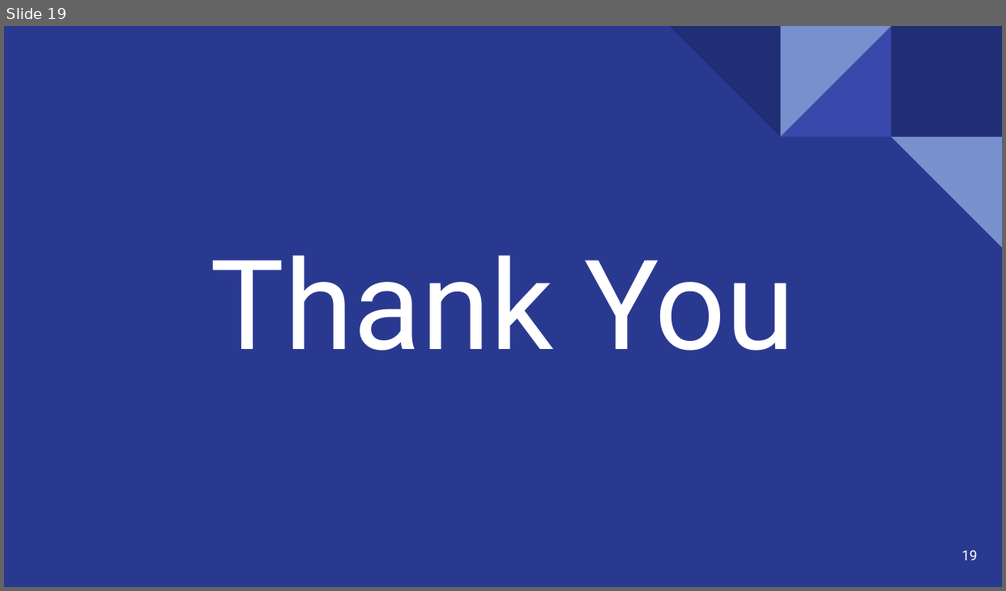
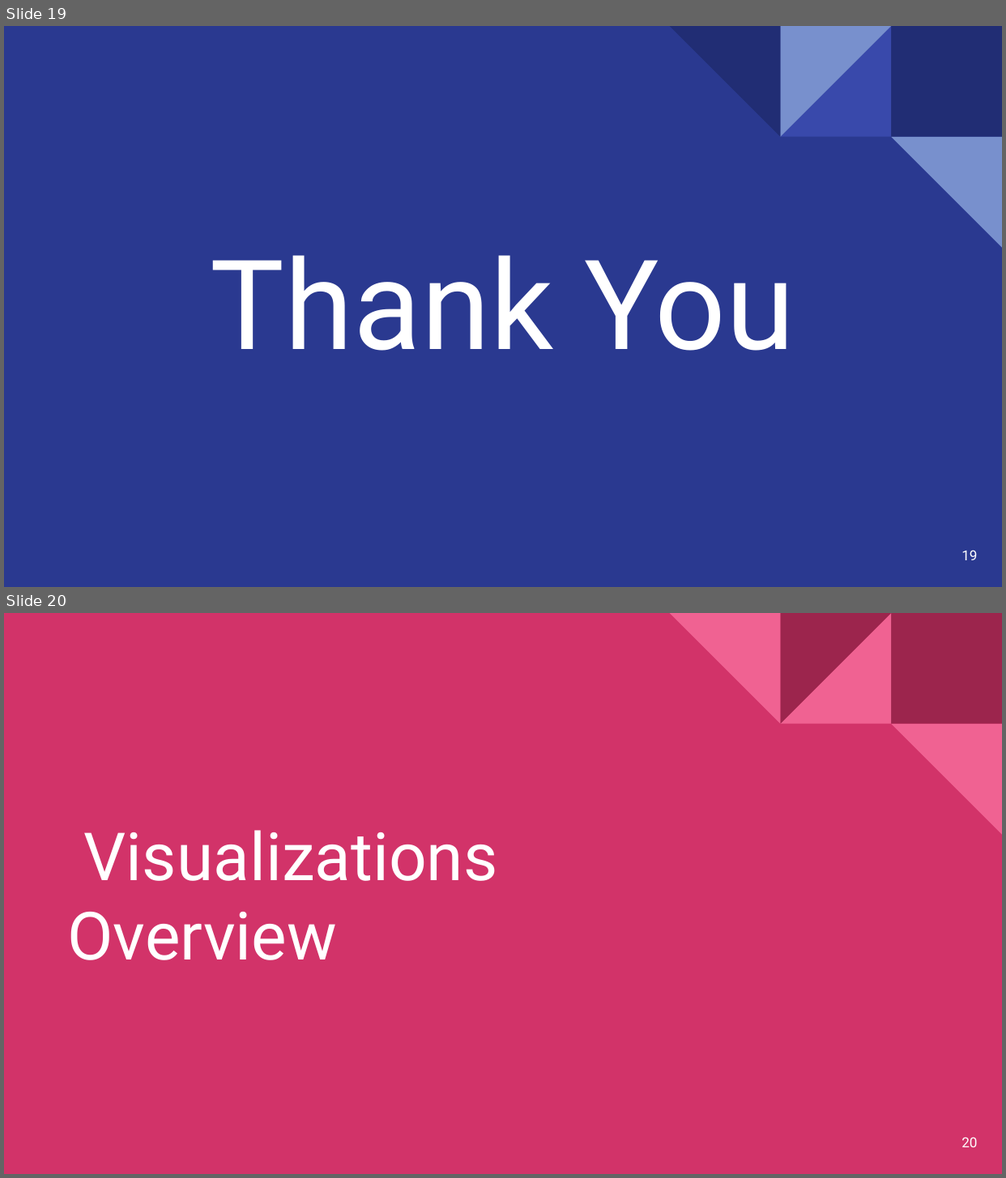
Before and after one commit to amaan2398/insights-into-lending-risks, a slide deck: docs/Amaan_Shaikh-Case_study-Insights_into_Lending_Risks .pptx. Shown one above the other, each under a label of ours: slide 19 before the commit, slides 19 and 20 after it. The pictures are 1006x591 and 1006x1178 pixels, drawn with LibreOffice and Linux fonts; fonts in the diff are those of the drawing. Boxes give left, top, right and bottom in pixels: in the first picture for what was removed or moved away, otherwise in the second. Text is boxed around its words. In the diff, an @@ line names an element or a change of style, - is before the commit and + after.

```diff
--- a/docs/Amaan_Shaikh-Case_study-Insights_into_Lending_Risks .pptx
+++ b/docs/Amaan_Shaikh-Case_study-Insights_into_Lending_Risks .pptx
@@ slide 20 added at (x1=4, y1=613, x2=1002, y2=1174), background #D23369 @@
@@ group added at (x1=670, y1=613, x2=1002, y2=835): 4 right triangles, 1 rectangle @@
@@ title added at (x1=67, y1=830, x2=498, y2=960), 48 pt, text #FFFFFF @@
+Visualizations Overview
@@ page number added at (x1=961, y1=1137, x2=977, y2=1148), 10 pt, text #FFFFFF @@
+20
```
Also in this commit, not shown: 8 slides changed, 26 other slides added, 1 other file.
